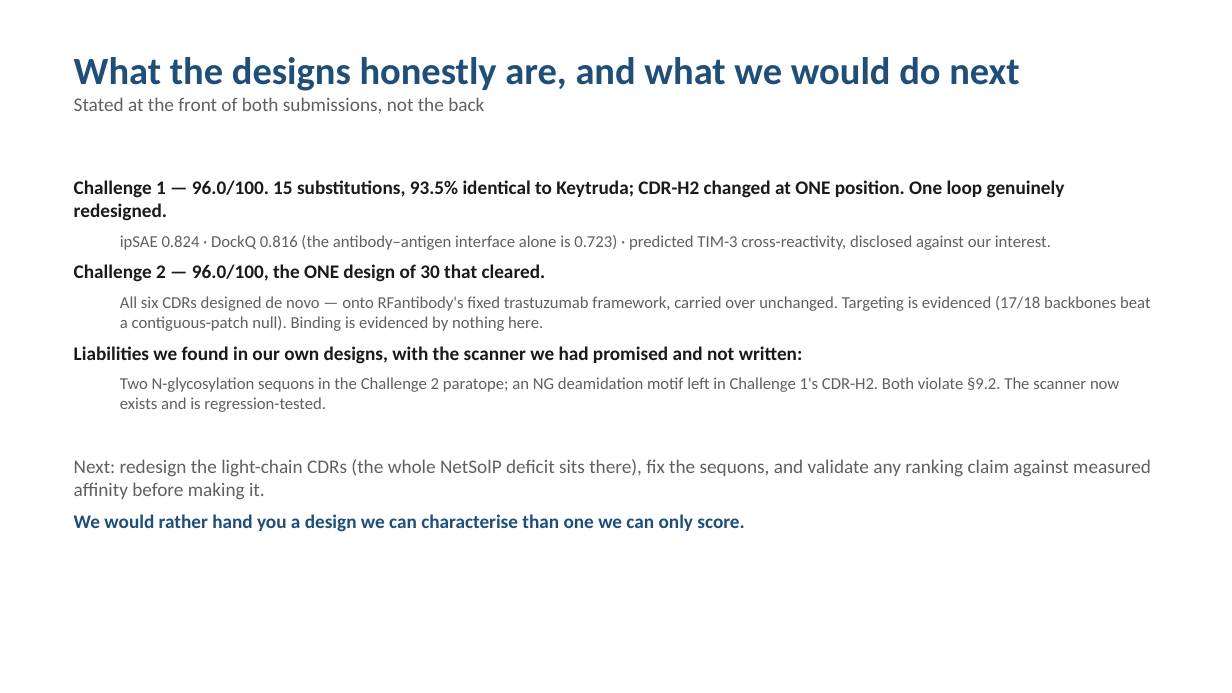
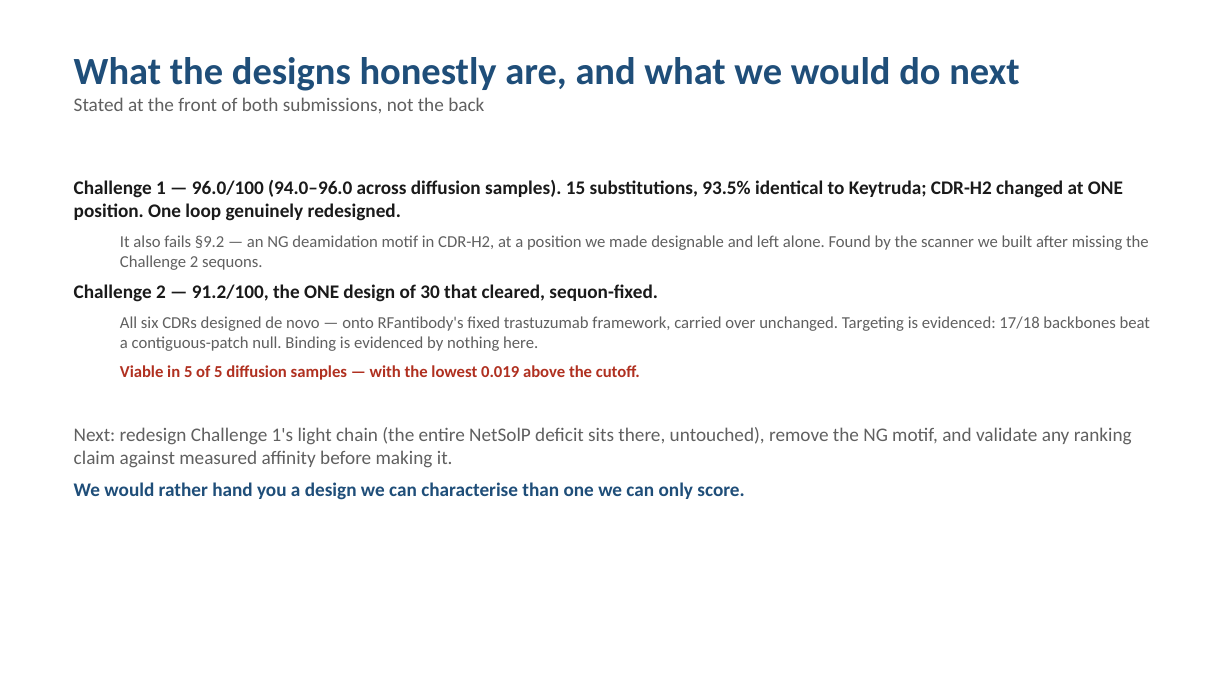
Before and after one commit to RRobin711/locksmith-antibody-hackathon, a slide deck: slide 6 of submission/LOCKSMITH_DEV/pitch/LOCKSMITH_DEV_presentation.pptx (slide 5 before the commit). Drawn at 1232x693 pixels with LibreOffice and Linux fonts; fonts in the diff are those of the drawing. Boxes give left, top, right and bottom in pixels: in the first picture for what was removed or moved away, otherwise in the second. Text is boxed around its words. In the diff, an @@ line names an element or a change of style, - is before the commit and + after.

```diff
--- a/submission/LOCKSMITH_DEV/pitch/LOCKSMITH_DEV_presentation.pptx
+++ b/submission/LOCKSMITH_DEV/pitch/LOCKSMITH_DEV_presentation.pptx
@@ text at [74, 180, 1150, 468]: text changed @@
-Challenge 1 — 96.0/100. 15 substitutions, 93.5% identical to Keytruda; CDR-H2 changed at ONE position. One loop genuinely redesigned.
-  ipSAE 0.824 · DockQ 0.816 (the antibody–antigen interface alone is 0.723) · predicted TIM-3 cross-reactivity, disclosed against our interest.
-Challenge 2 — 96.0/100, the ONE design of 30 that cleared.
-  All six CDRs designed de novo — onto RFantibody's fixed trastuzumab framework, carried over unchanged. Targeting is evidenced (17/18 backbones beat a contiguous-patch null). Binding is evidenced by nothing here.
-Liabilities we found in our own designs, with the scanner we had promised and not written:
-  Two N-glycosylation sequons in the Challenge 2 paratope; an NG deamidation motif left in Challenge 1's CDR-H2. Both violate §9.2. The scanner now exists and is regression-tested.
-Next: redesign the light-chain CDRs (the whole NetSolP deficit sits there), fix the sequons, and validate any ranking claim against measured affinity before making it.
+Challenge 1 — 96.0/100 (94.0–96.0 across diffusion samples). 15 substitutions, 93.5% identical to Keytruda; CDR-H2 changed at ONE position. One loop genuinely redesigned.
+  It also fails §9.2 — an NG deamidation motif in CDR-H2, at a position we made designable and left alone. Found by the scanner we built after missing the Challenge 2 sequons.
+Challenge 2 — 91.2/100, the ONE design of 30 that cleared, sequon-fixed.
+  All six CDRs designed de novo — onto RFantibody's fixed trastuzumab framework, carried over unchanged. Targeting is evidenced: 17/18 backbones beat a contiguous-patch null. Binding is evidenced by nothing here.
+  Viable in 5 of 5 diffusion samples — with the lowest 0.019 above the cutoff.
+Next: redesign Challenge 1's light chain (the entire NetSolP deficit sits there, untouched), remove the NG motif, and validate any ranking claim against measured affinity before making it.
```
Also in this commit, not shown: 1 slide added, 7 other files.
